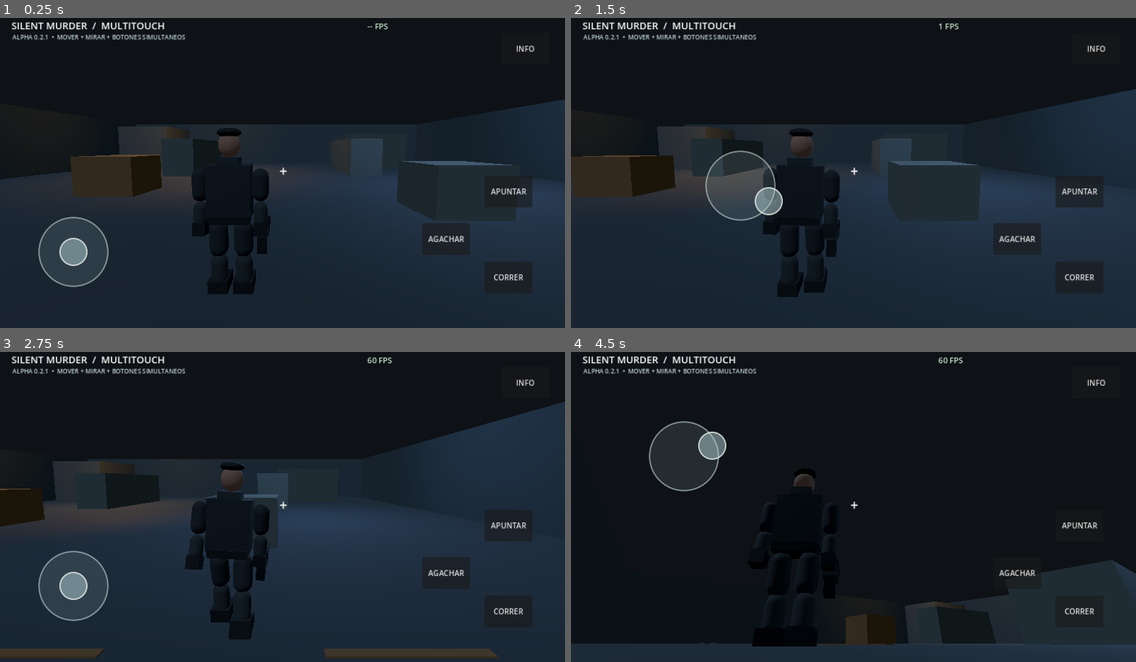
Above: before the commit, frames 1-4 (two rows, left to right).
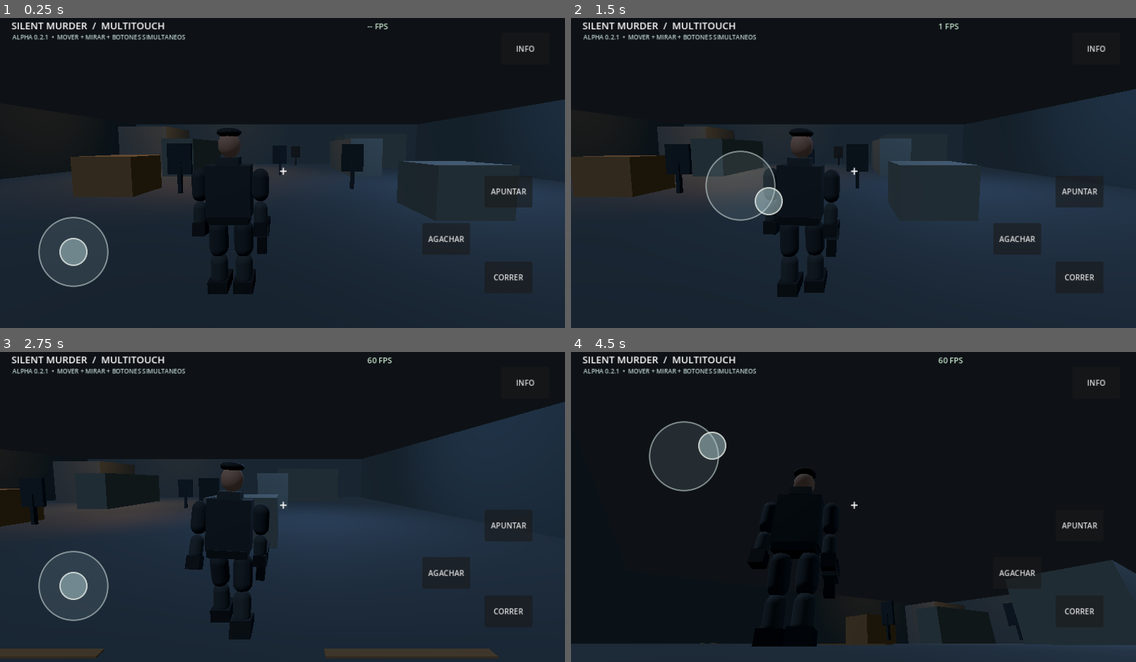
Above: after the commit, the same moments.

Repository: LoloscarPrr/Silent-murder
Game: Godot game, scene res://scenes/main.tscn
The game is run twice, just before and just after one commit, with the same random seed, the same clock (stepped at 60 frames per second) and the same inputs.
Inputs (mouse positions are in pixels of both pictures, inside the frame that each line leads up to):
- Up to frame 1 (0.25 s): no input
- Up to frame 2 (1.5 s): move the mouse to (977, 154) at 0.52 s; hold Right (ui_right) 0.53-1.25 s; click (977, 154) at 0.67 s; drag from (740, 185) to (825, 231) at 1.27 s
- Up to frame 3 (2.75 s): move the mouse to (339, 432) at 2.02 s; hold Right (ui_right) from 2.03 s (still down)
- Up to frame 4 (4.5 s): release Right (ui_right) at 2.75 s; drag from (825, 565) to (684, 457) at 2.77 s; move the mouse to (1023, 550) at 3.52 s; hold Left (ui_left) 3.53-4.25 s; drag from (684, 457) to (768, 423) at 4.27 s

The runs differ from the first frame. In frame 1, 0.9% of the frame differs, in the area x 29-65%, y 40-57%; in frame 2, 0.6%; in frame 3, 0.3%; in frame 4, less than 0.1%.
Error after the commit: Invalid call. Nonexistent function 'set_training_progress' in base 'CanvasLayer (mobile_controls.gd)'. (res://scripts/main.gd:26)

Commit message:
feat(0.3): cuatro blancos practicos y progreso de entrenamiento

Diff:
--- a/scripts/main.gd
+++ b/scripts/main.gd
@@ -1,10 +1,14 @@
 extends Node3D
-## Silent Murder v0.2: blockout environment with smoother 3D character.
+## Silent Murder v0.3: industrial practice range with stationary targets.
 
 const PLAYER_SCRIPT = preload("res://scripts/player_controller.gd")
 const UI_SCRIPT = preload("res://scripts/mobile_controls.gd")
+const TARGET_SCRIPT = preload("res://scripts/training_target.gd")
 var _player: CharacterBody3D
 var _level: Node3D
+var _targets_total := 0
+var _targets_disabled := 0
+var _hud
 
 func _ready() -> void:
  _make_environment()
@@ -12,12 +16,36 @@
  _level.name = "Depot_Blockout_00"
  add_child(_level)
  _build_depot()
+ _build_practice_range()
  _player = PLAYER_SCRIPT.new()
  _player.position = Vector3(0.0, 0.18, 9.0)
  add_child(_player)
- var ui := UI_SCRIPT.new()
- ui.operative = _player
- add_child(ui)
+ _hud = UI_SCRIPT.new()
+ _hud.operative = _player
+ add_child(_hud)
+ _hud.set_training_progress(_targets_disabled,_targets_total)
+
+func _build_practice_range() -> void:
+ # Clear forward lanes allow precision aiming while keeping the existing level.
+ for location in [
+  Vector3(-3.1,1.42,3.1),
+  Vector3(0.5,1.42,-2.9),
+  Vector3(3.5,1.42,2.1),
+  Vector3(1.9,1.42,-11.2)
+ ]:
+  var target := TARGET_SCRIPT.new()
+  target.name = "PracticeTarget_%d" % (_targets_total + 1)
+  target.position = location
+  _level.add_child(target)
+  target.disabled.connect(_on_target_disabled)
+  _targets_total += 1
+
+func _on_target_disabled(_target: Node3D) -> void:
+ _targets_disabled += 1
+ if _hud != null:
+  _hud.set_training_progress(_targets_disabled,_targets_total)
+ if _targets_disabled == _targets_total and _player != null:
+  _player.status_changed.emit("Entrenamiento completo: %d blancos" % _targets_total)
 
 func _make_environment() -> void:
  var world := WorldEnvironment.new()
